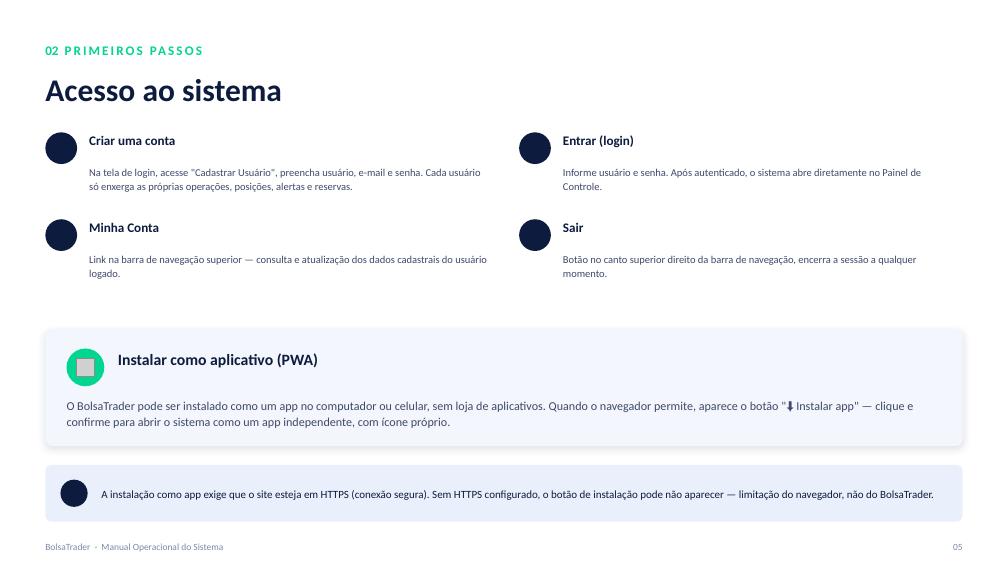
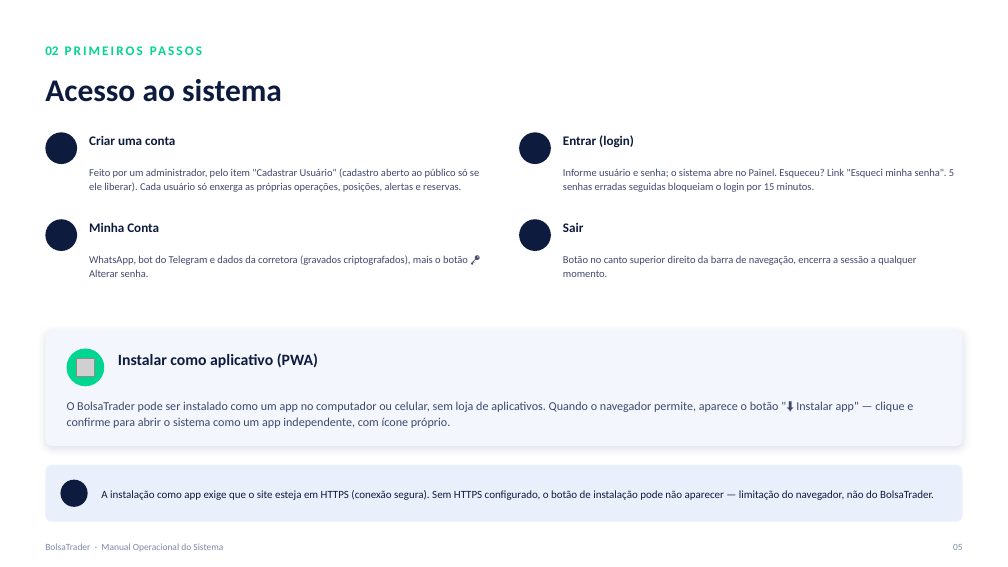
Before and after one commit to seculus-2023/-BolsaTrader, a slide deck: slide 5 of docs/BolsaTrader_Manual_Operacional.pptx. Drawn at 1008x567 pixels with LibreOffice and Linux fonts; fonts in the diff are those of the drawing; grey boxes stand for pictures; background and template pictures are left out. Boxes give left, top, right and bottom in pixels: in the first picture for what was removed or moved away, otherwise in the second. Text is boxed around its words. In the diff, an @@ line names an element or a change of style, - is before the commit and + after.

```diff
--- a/docs/BolsaTrader_Manual_Operacional.pptx
+++ b/docs/BolsaTrader_Manual_Operacional.pptx
@@ text at (x1=89, y1=168, x2=479, y2=192): text changed @@
-Na tela de login, acesse "Cadastrar Usuário", preencha usuário, e-mail e senha. Cada usuário só enxerga as próprias operações, posições, alertas e reservas.
+Feito por um administrador, pelo item "Cadastrar Usuário" (cadastro aberto ao público só se ele liberar). Cada usuário só enxerga as próprias operações, posições, alertas e reservas.
@@ text at (x1=563, y1=168, x2=954, y2=192): text changed @@
-Informe usuário e senha. Após autenticado, o sistema abre diretamente no Painel de Controle.
+Informe usuário e senha; o sistema abre no Painel. Esqueceu? Link "Esqueci minha senha". 5 senhas erradas seguidas bloqueiam o login por 15 minutos.
@@ text at (x1=89, y1=255, x2=468, y2=277): text changed @@
-Link na barra de navegação superior — consulta e atualização dos dados cadastrais do usuário logado.
+WhatsApp, bot do Telegram e dados da corretora (gravados criptografados), mais o botão 🔑 Alterar senha.
```
Also in this commit, not shown: 22 other slides changed, 4 slides added, 1 other file.
